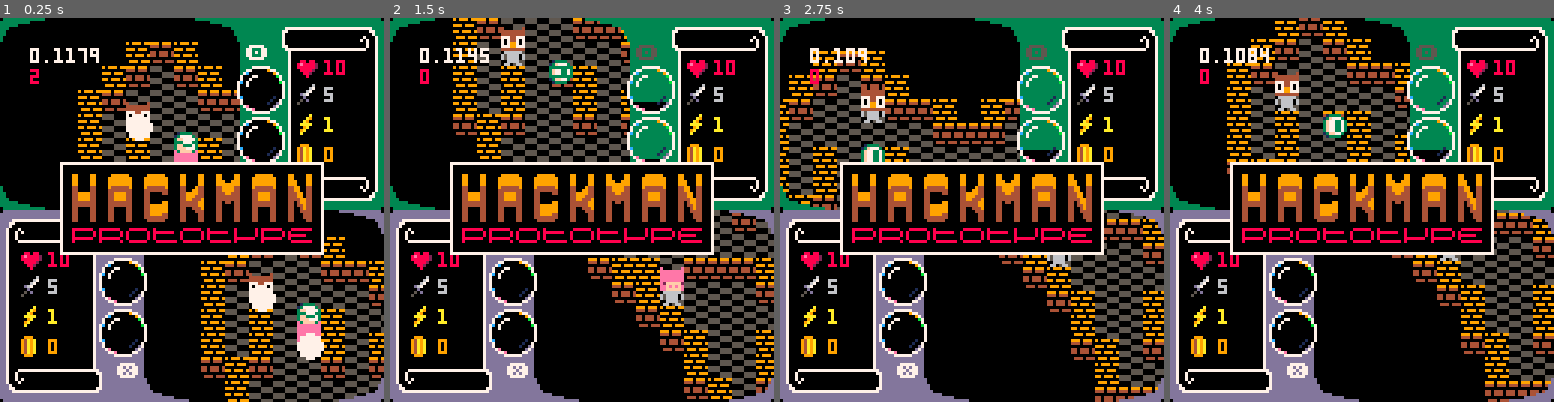
Above: before the commit, frames 1-4 (left to right).
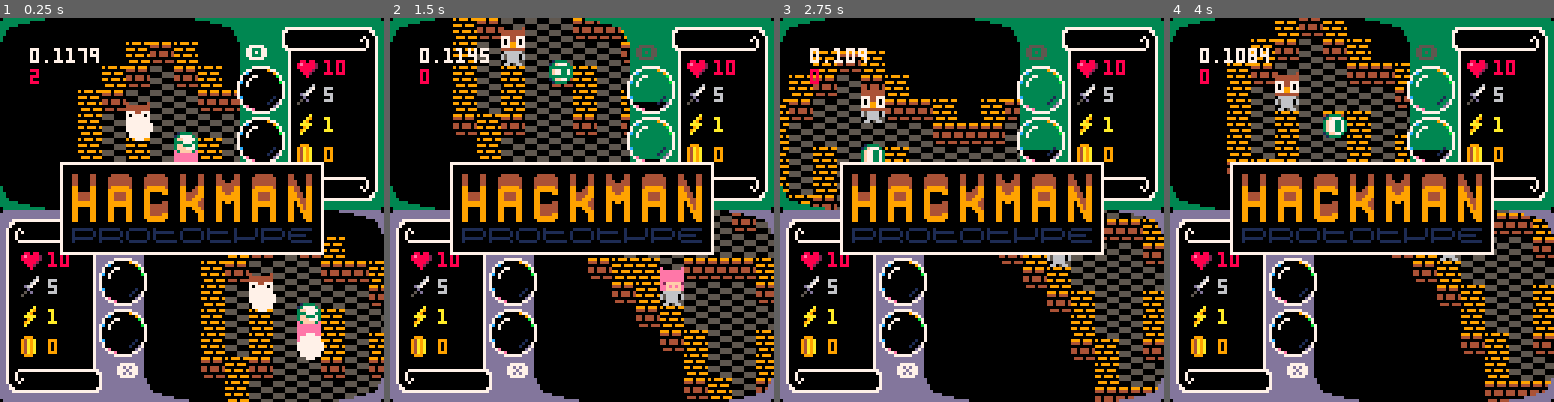
Above: after the commit, the same moments.

Repository: catnipped/hackman
Game: PICO-8 cartridge hackman.p8
Same seed, same stepped clock (60 frames per second), same inputs: the game is played once before the commit and once after it.
Inputs:
- Up to frame 1 (0.25 s): no input
- Up to frame 2 (1.5 s): tap X (X key) at 0.33, 1.07 s; tap O (Z key) at 0.7 s
- Up to frame 3 (2.75 s): hold Right 1.6-2.1 s; tap O (Z key) at 1.7, 2.1, 2.5 s; tap X (X key) at 1.85 s; hold Up 2.15-2.42 s; hold Right from 2.47 s (still down)
- Up to frame 4 (4 s): tap O (Z key) at 2.9, 3.3, 3.7 s; tap X (X key) at 2.97 s; release Right at 3.03 s; hold Left 3.08-3.58 s; hold Down 3.63-3.97 s

The runs differ from the first frame. In frame 1, 5.1% of the frame differs, in the area x 18-82%, y 40-59%; in frame 2, 5.1%; in frame 3, 5.1%; in frame 4, 5.1%.

Commit message:
cool logo

Diff:
--- a/hackman.p8
+++ b/hackman.p8
@@ -10,6 +10,14 @@
 function lerp(a,b,t)
   return a + t*(b-a)
 end
+
+function every(duration,offset,period)
+  local offset = offset or 0
+  local period = period or 1
+  local offset_frames = frames + offset
+  return offset_frames % duration < period
+end
+
 
 function init_players(i)
   for f = 1,i do
@@ -210,11 +218,15 @@
 end
 
 function draw_logo(x,y)
+
   palt()
   for n = 0,6 do
     spr(64+n,x+(n*12),y,1,2)
   end
   for n = 0,8 do
+    if every(36,0,18) then
+      pal(8,1)
+    else pal(8,8) end
     spr(71+n,x+(n*9),y+18)
   end
 end
@@ -390,22 +402,22 @@
 009af000094a9a00000d00000009a000088882000000000000000000000000000000000000000000000000000000000000000000000000000000000000000000
 07070700094a9a000050d000009a0000008820000000000000000000000000000000000000000000000000000000000000000000000000000000000000000000
 00070000009990000500000000a00000000800000000000000000000000000000000000000000000000000000000000000000000000000000000000000000000
-99000099099999900999999099000099990000990999999099000099888888808888888008888880800000000888888080000000800000088888888008888888
-99000099999999999999999999000099990000999999999999000099800000088000000880000008888888808000000888888880800000088000000880000000
-99000099999999999999999999000099999009999999999999900099800000088000000880000008800000008000000880000000800000088000000888888800
-99000099999999999999999999000099999999999999999999900099888888808888888080000008800000008000000880000000888888808888888080000000
-44000044944444499444444944000944449999449444444944990044800000008000000808888880088888880888888008888888800000008000000008888888
-44000044444444444444444444009944449999444444444444990044000000000000000000000000000000000000000000000000000000000000000000000000
-44999944449999444400004444999944444994444499994444499044000000000000000000000000000000000000000000000000000000000000000000000000
-44999944449999444400000044999444444444444499994444499044000000000000000000000000000000000000000000000000000000000000000000000000
-44999944449999444400000044994449444444444499994444449944000000000000000000000000000000000000000000000000000000000000000000000000
-44444444444444444400009944444499440440444444444444049944000000000000000000000000000000000000000000000000000000000000000000000000
-44444444444444444499999944444499440000444444444444044944000000000000000000000000000000000000000000000000000000000000000000000000
-44000044440000444499999944004449440000444400004444004944000000000000000000000000000000000000000000000000000000000000000000000000
-44000044440000444499999944000444440000444400004444004444000000000000000000000000000000000000000000000000000000000000000000000000
-44000044440000444499994444000044440000444400004444000444000000000000000000000000000000000000000000000000000000000000000000000000
-44000044440000444444444444000044440000444400004444000444000000000000000000000000000000000000000000000000000000000000000000000000
-44000044440000440444444044000044440000444400004444000044000000000000000000000000000000000000000000000000000000000000000000000000
+44000044044444400444444044000044440000440444444044000044888888808888888008888880800000000888888080000000800000088888888008888888
+44000044444444444444444444000044440000444444444444000044800000088000000880000008888888808000000888888880800000088000000880000000
+44000044444444444444444444000044444004444444444444400044800000088000000880000008800000008000000880000000800000088000000888888800
+44000044444444444444444444000044444444444444444444400044888888808888888080000008800000008000000880000000888888808888888080000000
+99000099499999944999999499000499994444994999999499440099800000008000000808888880088888880888888008888888800000008000000008888888
+99000099999999999999999999004499994444999999999999440099000000000000000000000000000000000000000000000000000000000000000000000000
+99444499994444999900009999444499999449999944449999944099000000000000000000000000000000000000000000000000000000000000000000000000
+99444499994444999900000099444999999999999944449999944099000000000000000000000000000000000000000000000000000000000000000000000000
+99444499994444999900000099449994999999999944449999994499000000000000000000000000000000000000000000000000000000000000000000000000
+99999999999999999900004499999944990990999999999999094499000000000000000000000000000000000000000000000000000000000000000000000000
+99999999999999999944444499999944990000999999999999099499000000000000000000000000000000000000000000000000000000000000000000000000
+99000099990000999944444499009994990000999900009999009499000000000000000000000000000000000000000000000000000000000000000000000000
+99000099990000999944444499000999990000999900009999009999000000000000000000000000000000000000000000000000000000000000000000000000
+99000099990000999944449999000099990000999900009999000999000000000000000000000000000000000000000000000000000000000000000000000000
+99000099990000999999999999000099990000999900009999000999000000000000000000000000000000000000000000000000000000000000000000000000
+99000099990000990999999099000099990000999900009999000099000000000000000000000000000000000000000000000000000000000000000000000000
 00000000000000000000000000000000000000000000000000000000000000000000000000000000000000000000000000000000000000000000000000000000
 00000000000000000000000000000000000000000000000000000000000000000000000000000000000000000000000000000000000000000000000000000000
 00000000000000000000000000000000000000000000000000000000000000000000000000000000000000000000000000000000000000000000000000000000
